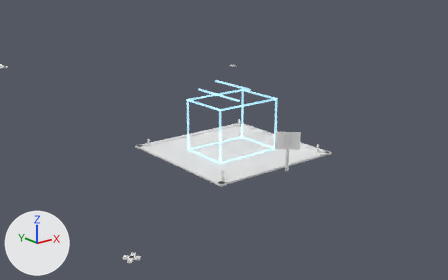
Renders of the FBX model Assets/Art/KayseriIsland/Models/Iron/Phase1/Sites_P1.fbx from each side of a commit.
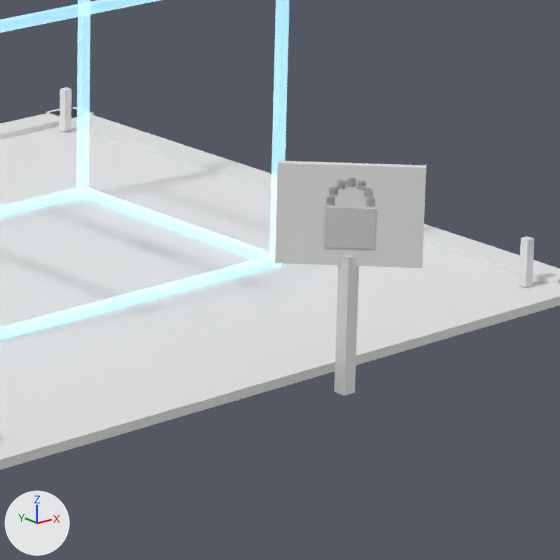
Each version is shown from a 50 mm camera at (-13.9, -247.4, 69.5) aimed at (91.0, -116.2, 17.0), then close up on the part from 51% to 72% of the width and 37% to 71% of the height. Arrows for +X, +Y and +Z are at lower left; the lights stay in place. The last two pictures show the newer version.

Objects in the first close-up: 'Site.plant.Ghost', 'Site.plant.Lock', 'Site.plant.Pad'.
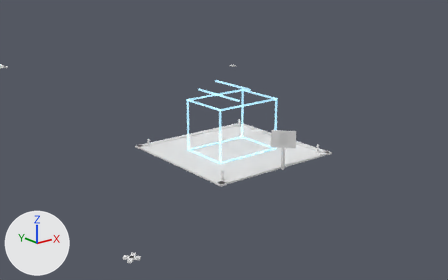
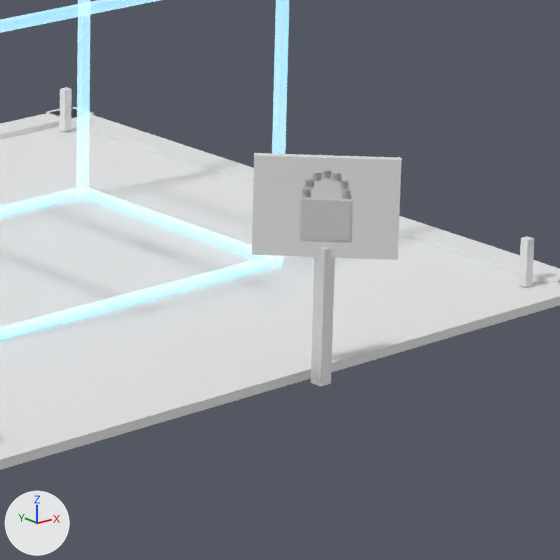
Boxes (x1, y1, x2, y2) around the edits, measured in the close-ups (560 x 560 px):
```json
{"object": "Site.plant.Lock", "change": "moved", "before": [275, 161, 426, 396], "after": [252, 153, 401, 386]}
```

Edits to the scene script, one JSON object a line:
```json
{"op": "set", "path": "ob_site_plant_lock.location", "old": "(0.0, 0.22, 7.82)", "new": "(0.0, 1.87, 7.82)"}
```
